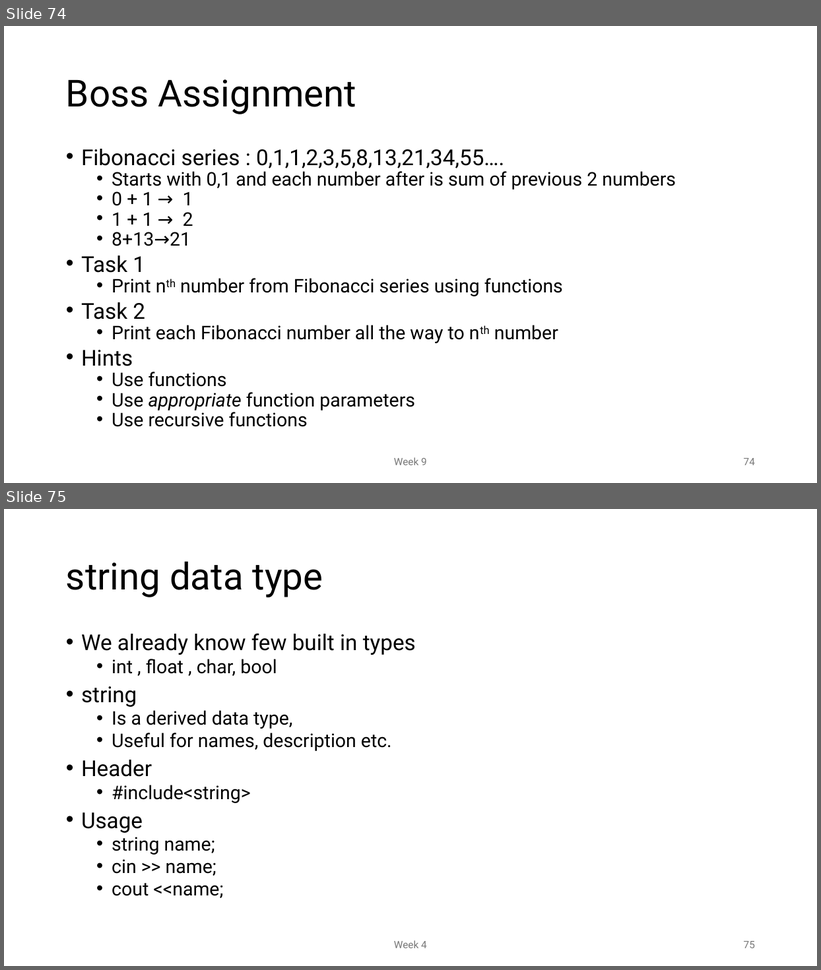
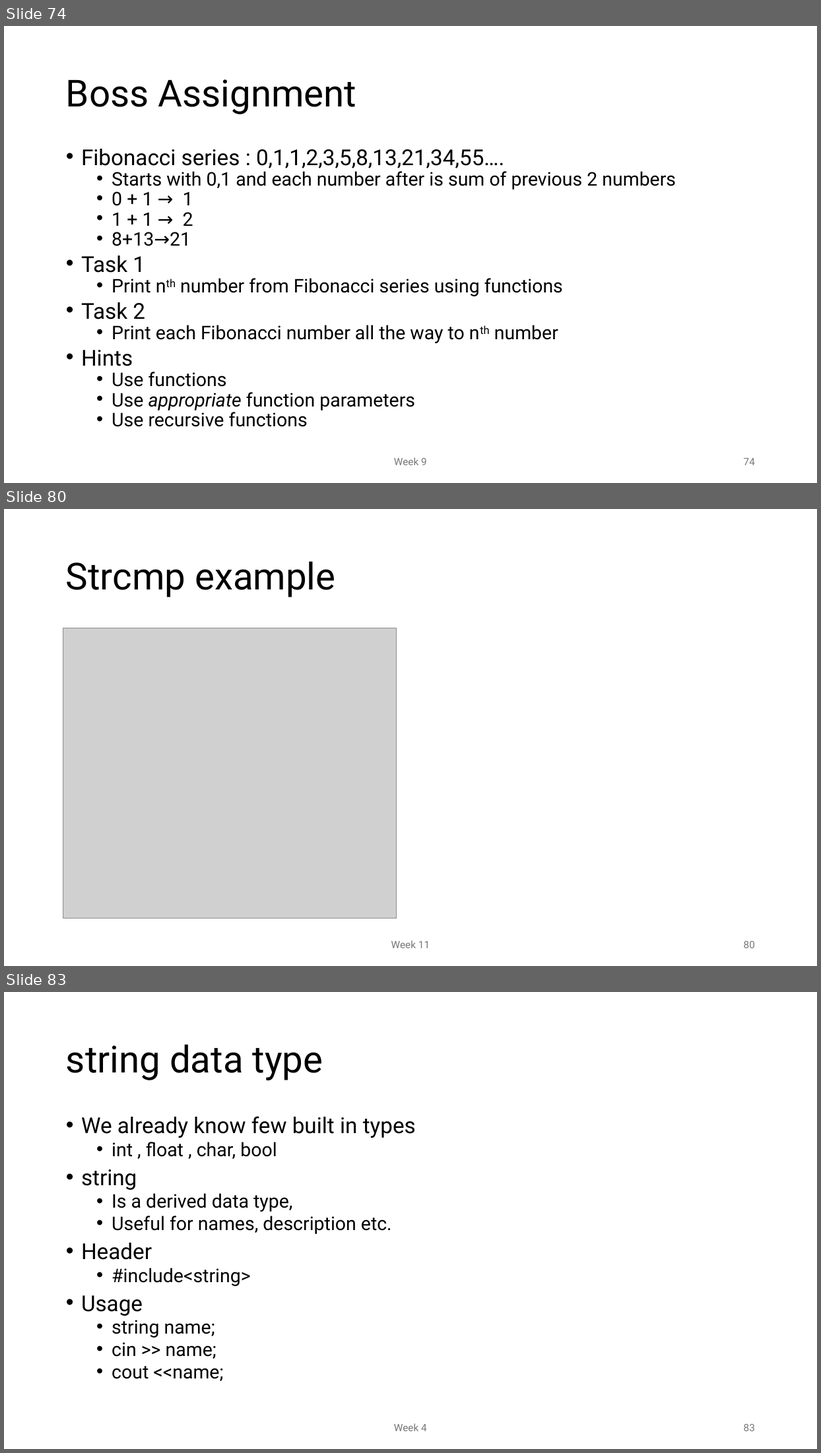
Before and after one commit to MoklaEducation/ems_fall_2025_cpp101, a slide deck: all/Intro to Programming_all.pptx. Shown one above the other, each under a label of ours: slides 74 and 75 before the commit, slides 74, 80 and 83 after it; the slides between them are not shown. The pictures are 821x970 and 821x1453 pixels, drawn with LibreOffice and Linux fonts; fonts in the diff are those of the drawing; grey boxes stand for pictures. Boxes give left, top, right and bottom in pixels: in the first picture for what was removed or moved away, otherwise in the second. Text is boxed around its words. In the diff, an @@ line names an element or a change of style, - is before the commit and + after.

Commit message:
Week 11

```diff
--- a/all/Intro to Programming_all.pptx
+++ b/all/Intro to Programming_all.pptx
@@ slide 80 added at (x1=4, y1=509, x2=817, y2=966), background #FFFFFF @@
@@ title added at (x1=66, y1=561, x2=335, y2=597), 44 pt, text #000000 @@
+Strcmp example
@@ picture added at (x1=63, y1=628, x2=397, y2=919) @@
@@ text added at (x1=391, y1=941, x2=430, y2=949), 12 pt, text #797979 @@
+Week 11
@@ page number added at (x1=744, y1=941, x2=755, y2=949), 12 pt, text #797979 @@
+80
@@ what was slide 75 is now slide 83 @@
@@ page number at (x1=744, y1=1424, x2=755, y2=1432): text changed @@
-75
+83
```
Also in this commit, not shown: 7 other slides added, 1 other file.
